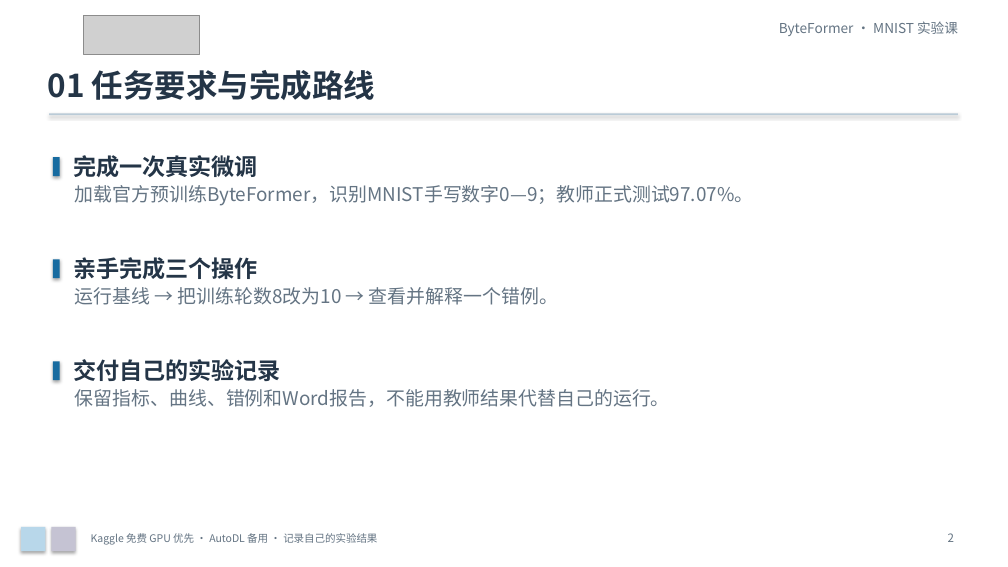
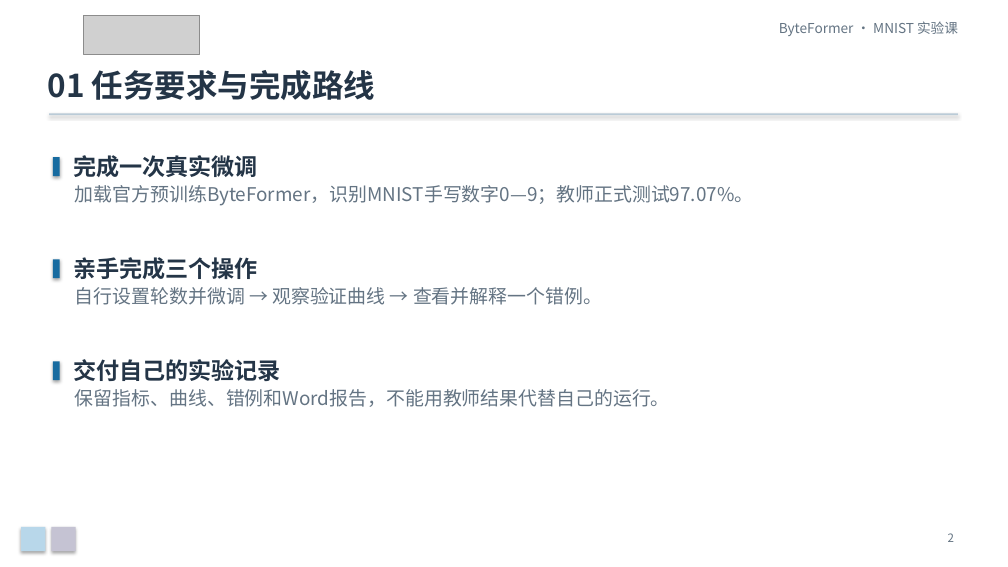
Before and after one commit to Franklin-L/byteformer-mnist-course, a slide deck: slide 2 of docs/ByteFormer_MNIST_零基础实验课.pptx. Drawn at 1008x567 pixels with LibreOffice and Linux fonts; fonts in the diff are those of the drawing; grey boxes stand for pictures. Boxes give left, top, right and bottom in pixels: in the first picture for what was removed or moved away, otherwise in the second. Text is boxed around its words. In the diff, an @@ line names an element or a change of style, - is before the commit and + after.

```diff
--- a/docs/ByteFormer_MNIST_零基础实验课.pptx
+++ b/docs/ByteFormer_MNIST_零基础实验课.pptx
@@ text at (75,287,602,305): text changed @@
-运行基线 → 把训练轮数8改为10 → 查看并解释一个错例。
+自行设置轮数并微调 → 观察验证曲线 → 查看并解释一个错例。
@@ text removed at (91,533,377,545) @@
-Kaggle 免费 GPU 优先 · AutoDL 备用 · 记录自己的实验结果
```
Also in this commit, not shown: 13 other slides changed, 7 other files.
